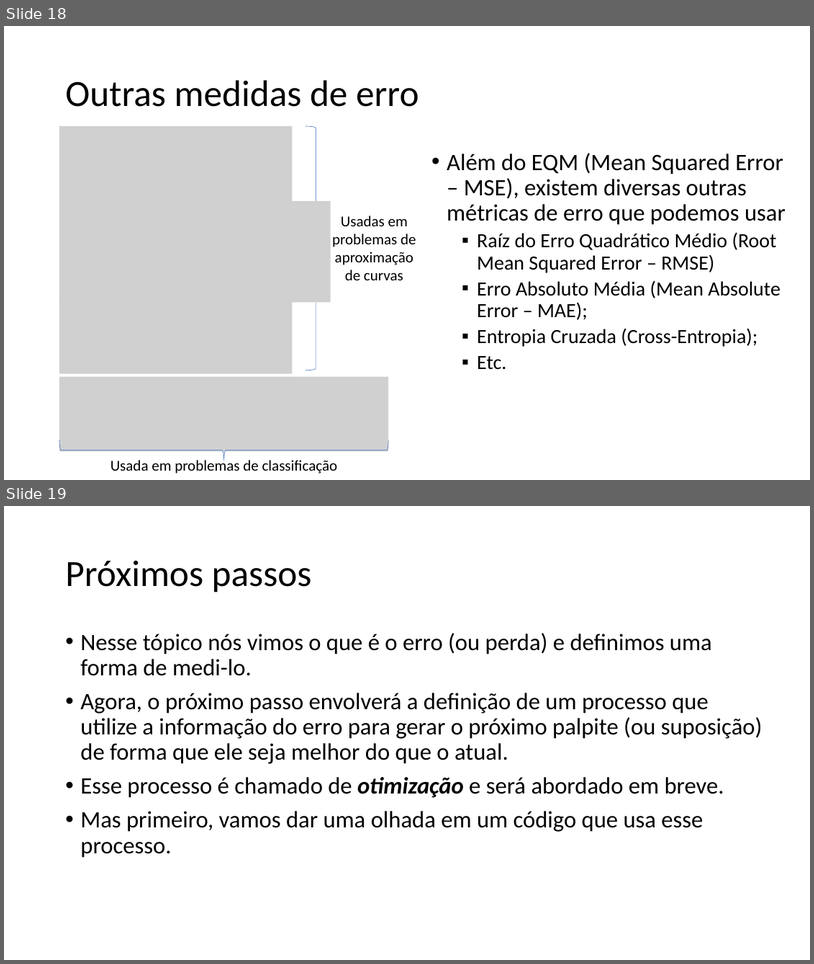
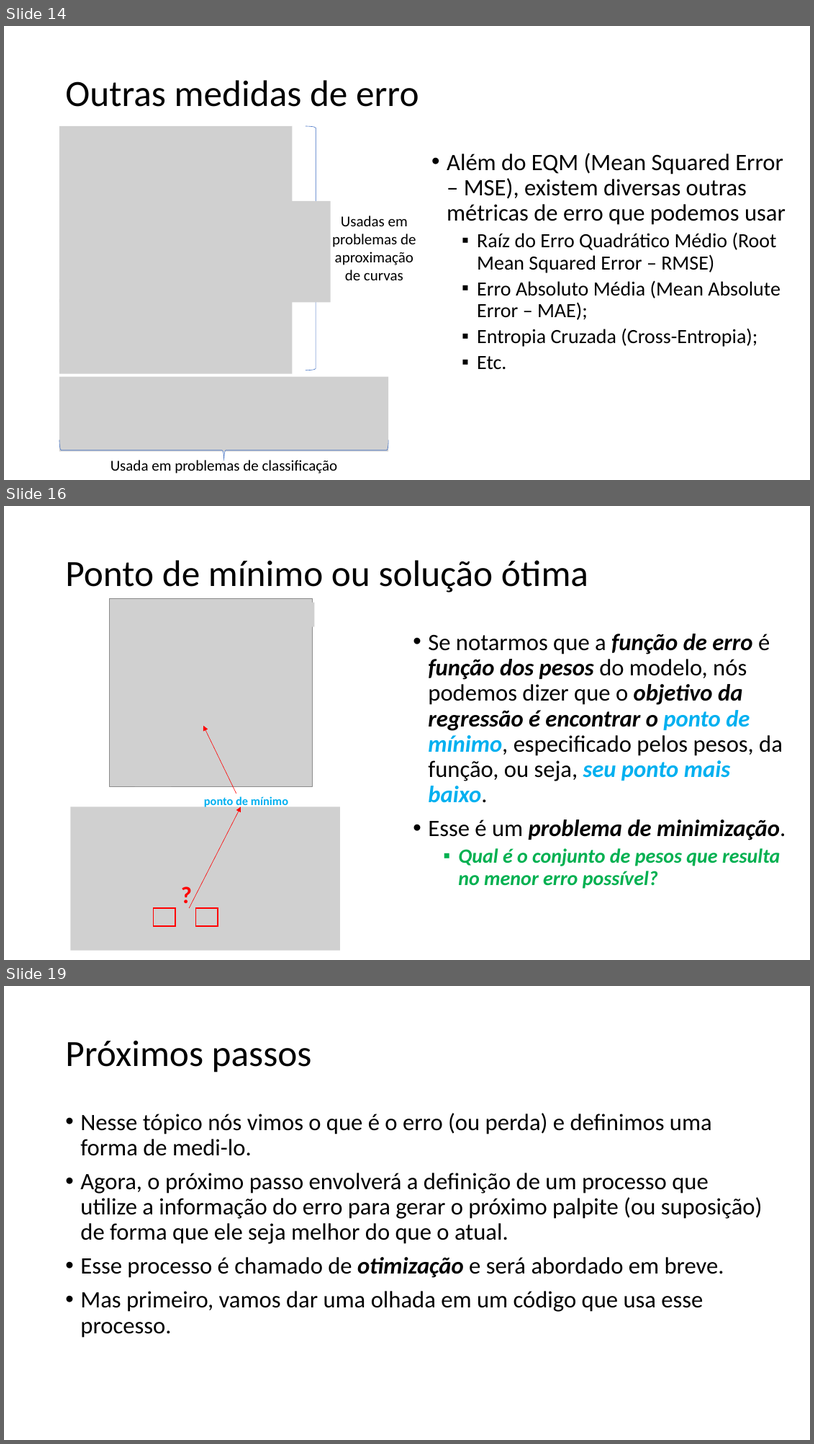
Before and after one commit to zz4fap/tp557-iot-ml, a slide deck: slides/TP557_5_Medindo_a_precisão_de_um_modelo_de_ML.pptx. Shown one above the other, each under a label of ours: slides 18 and 19 before the commit, slides 14, 16 and 19 after it; the slides between them are not shown. The pictures are 814x964 and 814x1444 pixels, drawn with LibreOffice and Linux fonts; fonts in the diff are those of the drawing; grey boxes stand for pictures. Boxes give left, top, right and bottom in pixels: in the first picture for what was removed or moved away, otherwise in the second. Text is boxed around its words. In the diff, an @@ line names an element or a change of style, - is before the commit and + after.

```diff
--- a/slides/TP557_5_Medindo_a_precisão_de_um_modelo_de_ML.pptx
+++ b/slides/TP557_5_Medindo_a_precisão_de_um_modelo_de_ML.pptx
@@ slide 16 added at <box>4,506,810,960</box>, background #FFFFFF @@
@@ title added at <box>65,560,589,592</box>, 44 pt, text #000000 @@
+Ponto de mínimo ou solução ótima
@@ group added at <box>109,598,315,786</box>: 4 pictures @@
@@ text added at <box>428,633,786,888</box>, 28 pt, text #000000, bold, italic @@
+• Se notarmos que a função de erro é função dos pesos do modelo, nós podemos dizer que o objetivo da regressão é encontrar o ponto de mínimo, especificado pelos pesos, da função, ou seja, seu ponto mais baixo.
+• Esse é um problema de minimização.
+  ▪ Qual é o conjunto de pesos que resulta no menor erro possível?
@@ arrow added from (237, 793) to (203, 726), #FF0000 0.5 pt @@
@@ picture added at <box>70,807,340,950</box> @@
@@ arrow added from (189, 908) to (241, 807), #FF0000 0.5 pt @@
@@ text added at <box>204,796,288,808</box>, 14 pt, text #00B0F0, bold @@
+ponto de mínimo
@@ text added at <box>175,877,221,911</box>, 28 pt, text #FF0000, bold @@
+?
@@ rectangle added at <box>154,908,175,926</box>, outline #FF0000 1.5 pt @@
@@ rectangle added at <box>196,908,218,926</box>, outline #FF0000 1.5 pt @@
@@ what was slide 18 is now slide 14 @@
```
Also in this commit, not shown: 3 slides changed, 1 other slide added, 2 slides removed, 5 other files.
